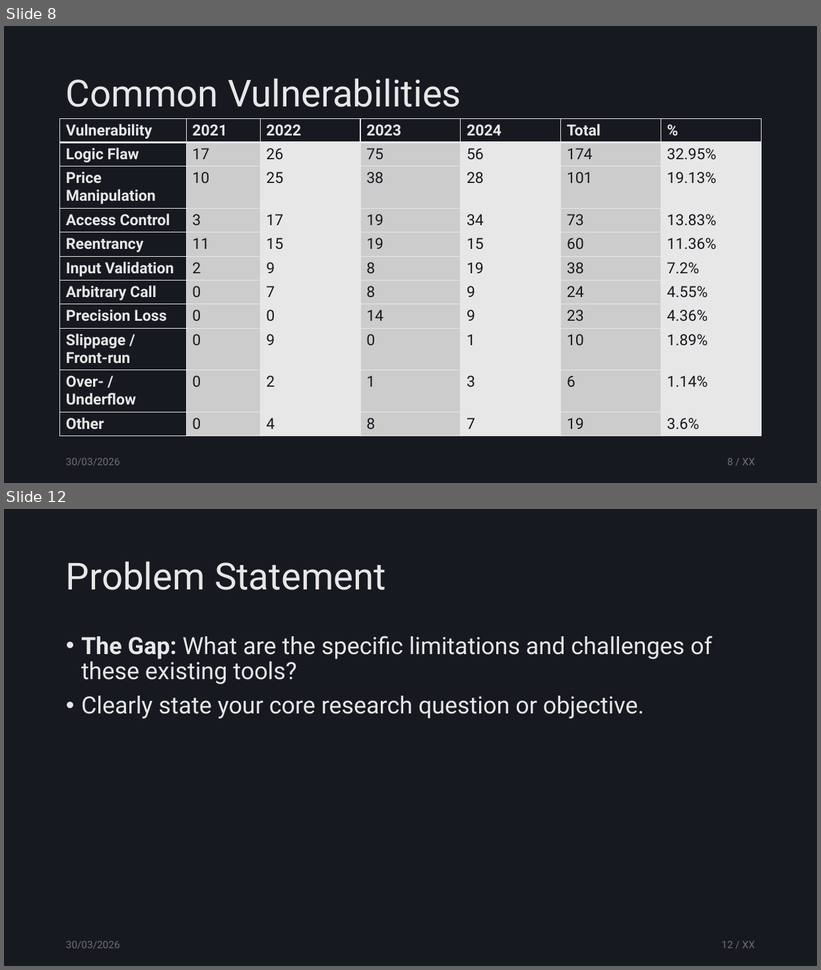
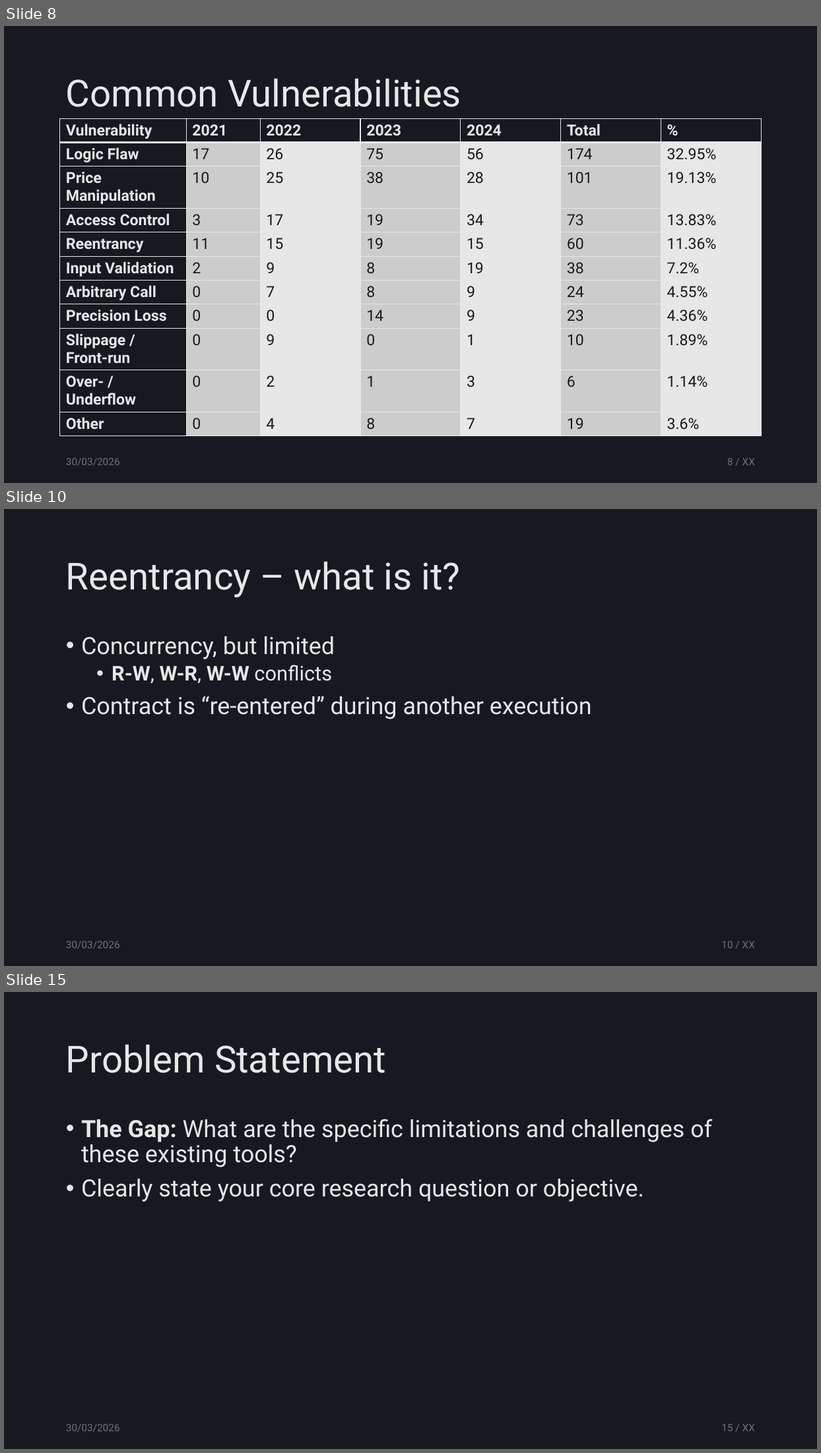
Before and after one commit to tzann/thesis, a slide deck: doc/presentation/Thesis.pptx. Shown one above the other, each under a label of ours: slides 8 and 12 before the commit, slides 8, 10 and 15 after it; the slides between them are not shown. The pictures are 821x970 and 821x1453 pixels, drawn with LibreOffice and Linux fonts; fonts in the diff are those of the drawing. Boxes give left, top, right and bottom in pixels: in the first picture for what was removed or moved away, otherwise in the second. Text is boxed around its words. In the diff, an @@ line names an element or a change of style, - is before the commit and + after.

```diff
--- a/doc/presentation/Thesis.pptx
+++ b/doc/presentation/Thesis.pptx
@@ slide 10 added at [4, 509, 817, 966], background #16191F @@
@@ title added at [66, 561, 461, 597], 44 pt, text #E7E7E7 @@
+Reentrancy – what is it?
@@ text added at [81, 636, 592, 720], 28 pt, text #E7E7E7 @@
+• Concurrency, but limited
+  • R-W, W-R, W-W conflicts
+• Contract is “re-entered” during another execution
@@ text added at [66, 941, 120, 949], 12 pt, text #707070 @@
+30/03/2026
@@ page number added at [721, 941, 755, 949], 12 pt, text #707070 @@
+10 / XX
@@ what was slide 12 is now slide 15 @@
@@ page number at [721, 1424, 755, 1432]: text changed @@
-12 / XX
+15 / XX
```
Also in this commit, not shown: 3 slides changed, 9 other slides added, 4 other files.
